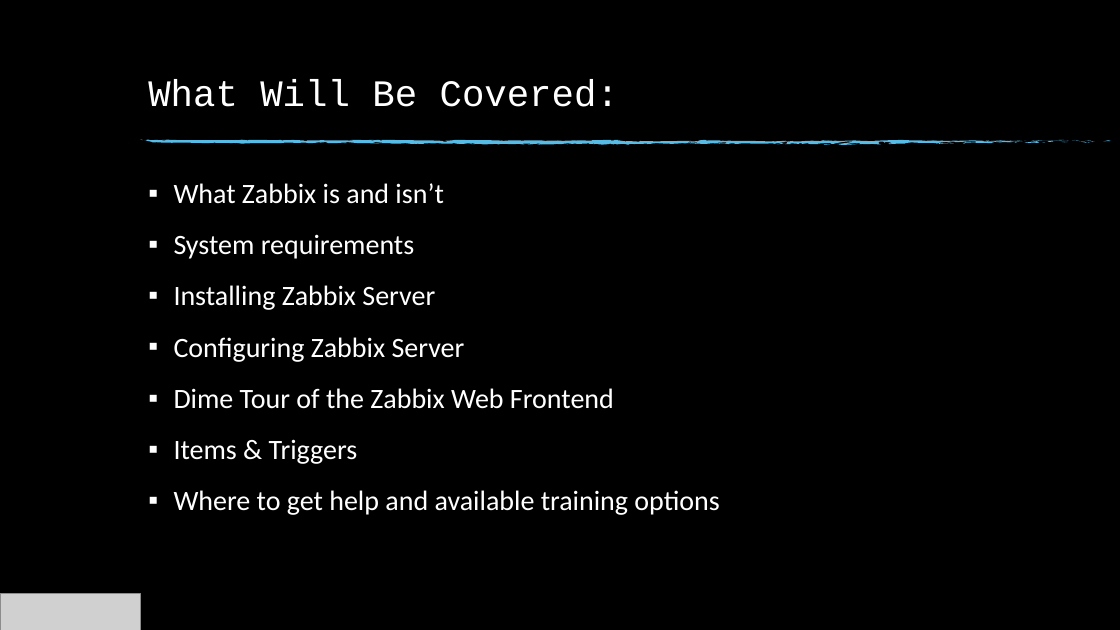
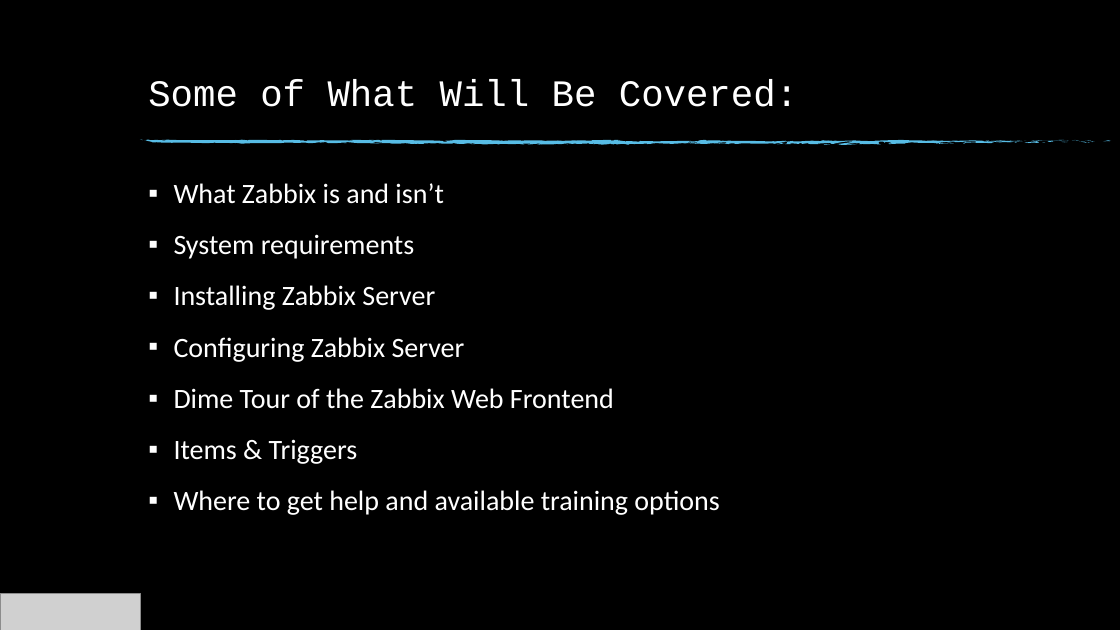
Before and after one commit to billkindle/FWVMUG_June_2020_Enterprise_Monitoring_With_Zabbix, a slide deck: slide 3 of FWVMUG_June_2020_Monitoring_ESXi_Zabbix.pptx. Drawn at 1120x630 pixels with LibreOffice and Linux fonts; fonts in the diff are those of the drawing; grey boxes stand for pictures; background and template pictures are left out. Boxes give left, top, right and bottom in pixels: in the first picture for what was removed or moved away, otherwise in the second. Text is boxed around its words. In the diff, an @@ line names an element or a change of style, - is before the commit and + after.

```diff
--- a/FWVMUG_June_2020_Monitoring_ESXi_Zabbix.pptx
+++ b/FWVMUG_June_2020_Monitoring_ESXi_Zabbix.pptx
@@ title at (x1=148, y1=80, x2=798, y2=107): text changed @@
-What Will Be Covered:
+Some of What Will Be Covered:
```
Also in this commit, not shown: 5 other slides changed, 3 slides added, 3 slides removed, 2 other files.
